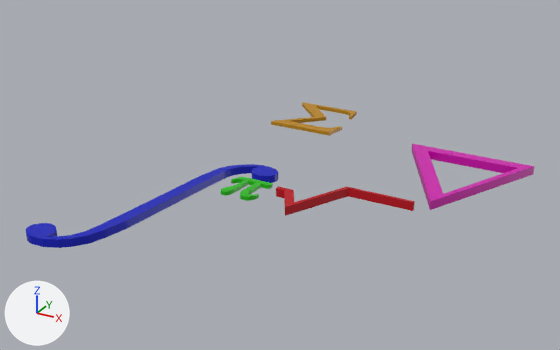
A saved change to the COLLADA model resources/3D/math.dae.
Before and after are seen from a 50 mm camera at (21.3, -34.6, 17.7) aimed at (1.9, 0.6, 0.1). The axes (+X, +Y, +Z) are drawn at lower left. The lights are the same throughout. Where no turn or scale is listed for an object, it has been applied to the vertices.

In view in the first picture: 'integral', 'nabla', 'pi', 'radical', 'sum'.
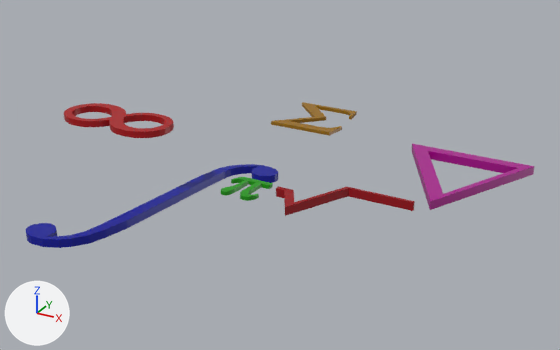
Scene script edits in JSON lines:
```json
{"op": "set", "path": "mat_pi_mat.base_color", "old": "(0.0173, 0.512, 0.00209)", "new": "(0.0111, 0.328, 0.00134)", "note": "green #24be07 -> green #1b9b04"}
{"op": "set", "path": "mat_integral_mat.base_color", "old": "(0.0, 0.0068, 0.512)", "new": "(0.0, 0.00435, 0.328)", "note": "blue #0014be -> blue #000e9b"}
{"op": "set", "path": "mat_radical_mat.base_color", "old": "(0.512, 0.0, 0.00827)", "new": "(0.328, 0.0, 0.00529)", "note": "red #be0016 -> red #9b0010"}
{"op": "set", "path": "mat_none.base_color", "old": "(0.64, 0.0, 0.43)", "new": "(0.41, 0.0, 0.275)", "note": "pink #d100af -> pink #ac008f"}
{"op": "set", "path": "mat_material_001.base_color", "old": "(0.512, 0.243, 0.00209)", "new": "(0.328, 0.155, 0.00134)", "note": "orange #be8707 -> yellow #9b6e04"}
{"op": "add", "block": "mat_material_001_001", "code": ["mat_material_001_001 = principled_material('Material_001_001')", "mat_material_001_001.base_color = (0.41, 0.0, 0.00224)  # red #ac0007", "mat_material_001_001.roughness = 0.44"]}
{"op": "add", "block": "me_plane_002", "code": ["me_plane_002 = bpy.data.meshes.new('Plane.002')", "me_plane_002.from_pydata(...)  # 236 vertices, 476 faces; spans x -3.8..3.81, y -1.66..1.66, z 0.0..0.4", "me_plane_002.materials.append(mat_material_001_001)  # red #ac0007"]}
{"op": "add", "block": "ob_infinity", "code": ["ob_infinity = bpy.data.objects.new('infinity', me_plane_002)", "ob_infinity.location = (-9.31, 0.28, 1.35)"]}
```

Where the change shows, as pixel boxes [x1, y1, x2, y2] in the pictures (560 x 350 px):
```json
{"object": "integral", "change": "recoloured", "before": [26, 164, 278, 248], "after": [26, 164, 278, 248]}
{"object": "nabla", "change": "recoloured", "before": [412, 144, 535, 210], "after": [412, 144, 535, 210]}
{"object": "infinity", "change": "added", "after": [64, 103, 174, 138], "on screen": "red"}
{"object": "radical", "change": "recoloured", "before": [276, 186, 415, 216], "after": [276, 186, 415, 216]}
{"object": "sum", "change": "recoloured", "before": [271, 102, 357, 136], "after": [271, 102, 357, 136]}
{"object": "pi", "change": "recoloured", "before": [221, 177, 273, 201], "after": [221, 177, 273, 201]}
```
